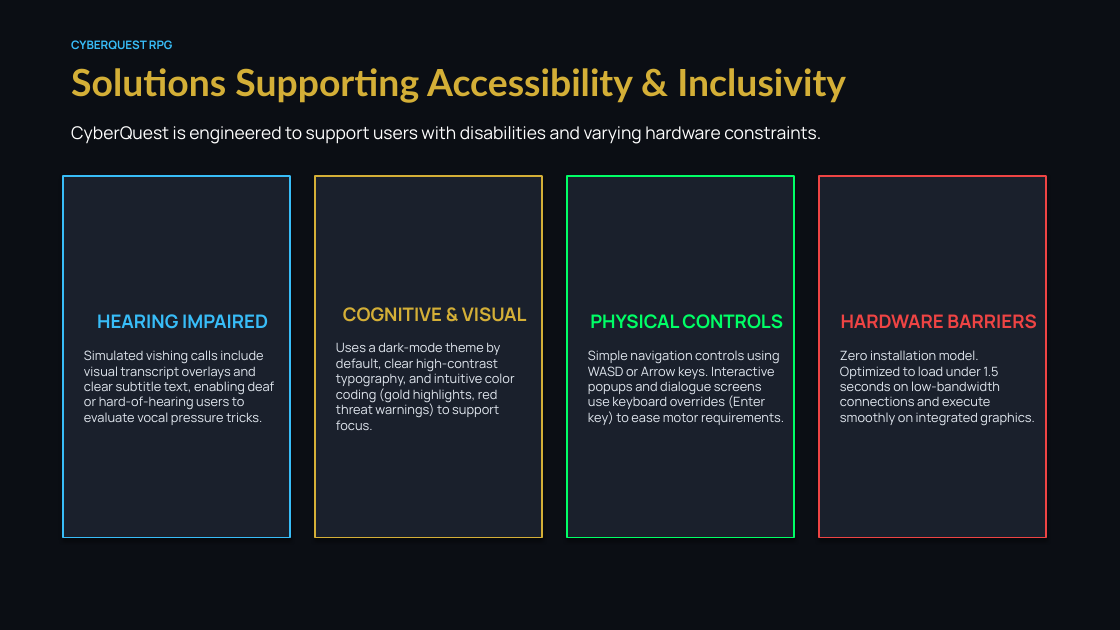
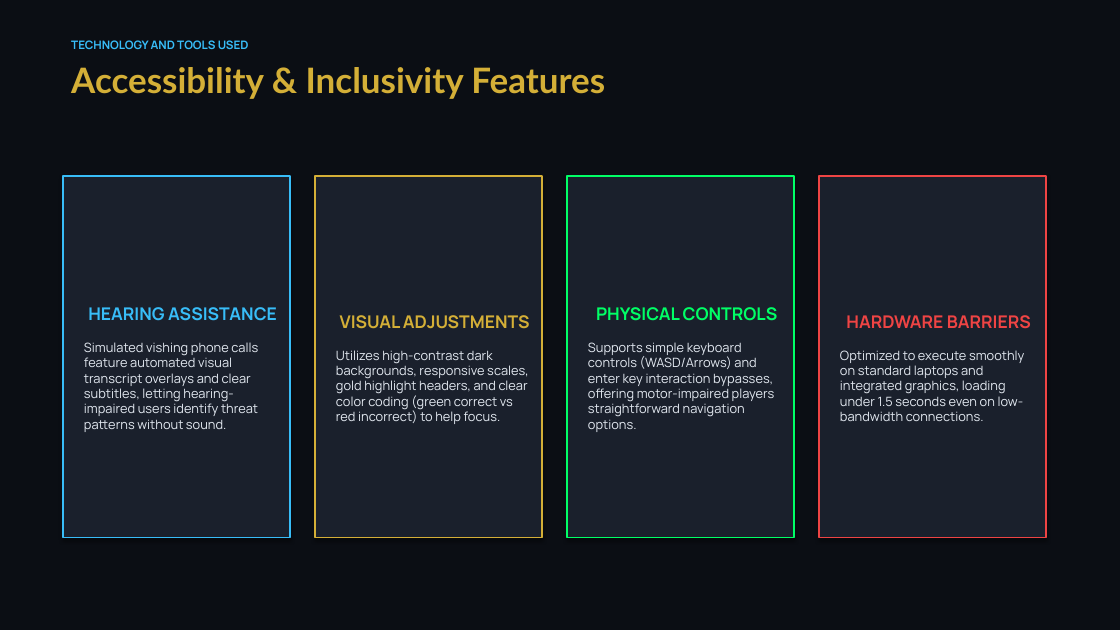
Before and after one commit to YashovardhanReddy001/cyberquest-rpg, a slide deck: slide 6 of docs/cyberquest_presentation.pptx (slide 9 before the commit). Drawn at 1120x630 pixels with LibreOffice and Linux fonts; fonts in the diff are those of the drawing. Boxes give left, top, right and bottom in pixels: in the first picture for what was removed or moved away, otherwise in the second. Text is boxed around its words. In the diff, an @@ line names an element or a change of style, - is before the commit and + after.

```diff
--- a/docs/cyberquest_presentation.pptx
+++ b/docs/cyberquest_presentation.pptx
@@ text at bbox=[71, 40, 249, 49]: text changed @@
-CYBERQUEST RPG
+TECHNOLOGY AND TOOLS USED
@@ text at bbox=[71, 67, 605, 99]: text changed; size 32 to 30 pt @@
-Solutions Supporting Accessibility & Inclusivity
+Accessibility & Inclusivity Features
@@ text removed at bbox=[71, 126, 821, 144] @@
-CyberQuest is engineered to support users with disabilities and varying hardware constraints.
@@ text in rectangle at bbox=[84, 307, 277, 432]: text changed @@
-HEARING IMPAIRED
-Simulated vishing calls include visual transcript overlays and clear subtitle text, enabling deaf or hard-of-hearing users to evaluate vocal pressure tricks.
+HEARING ASSISTANCE
+Simulated vishing phone calls feature automated visual transcript overlays and clear subtitles, letting hearing-impaired users identify threat patterns without sound.
@@ text in rectangle at bbox=[336, 315, 530, 424]: text changed @@
-COGNITIVE & VISUAL
-Uses a dark-mode theme by default, clear high-contrast typography, and intuitive color coding (gold highlights, red threat warnings) to support focus.
+VISUAL ADJUSTMENTS
+Utilizes high-contrast dark backgrounds, responsive scales, gold highlight headers, and clear color coding (green correct vs red incorrect) to help focus.
@@ text in rectangle at bbox=[596, 307, 778, 321]: size 16 to 15 pt in "PHYSICAL CONTROLS" @@
@@ text in rectangle at bbox=[846, 315, 1031, 329]: size 16 to 15 pt in "HARDWARE BARRIERS" @@
@@ text in rectangle at bbox=[588, 342, 775, 432]: text changed @@
-Simple navigation controls using WASD or Arrow keys. Interactive popups and dialogue screens use keyboard overrides (Enter key) to ease motor requirements.
+Supports simple keyboard controls (WASD/Arrows) and enter key interaction bypasses, offering motor-impaired players straightforward navigation options.
@@ text in rectangle at bbox=[840, 350, 1024, 421]: text changed @@
-Zero installation model. Optimized to load under 1.5 seconds on low-bandwidth connections and execute smoothly on integrated graphics.
+Optimized to execute smoothly on standard laptops and integrated graphics, loading under 1.5 seconds even on low-bandwidth connections.
```
Also in this commit, not shown: 7 other slides changed, 2 slides added, 2 slides removed.
